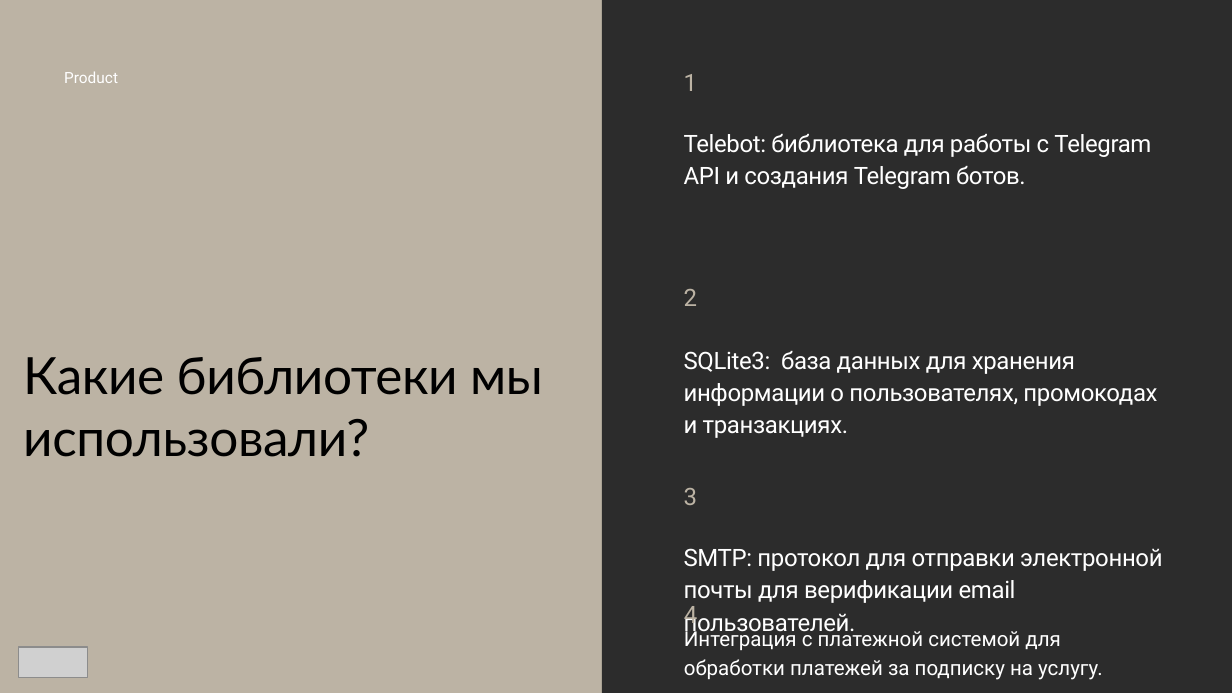
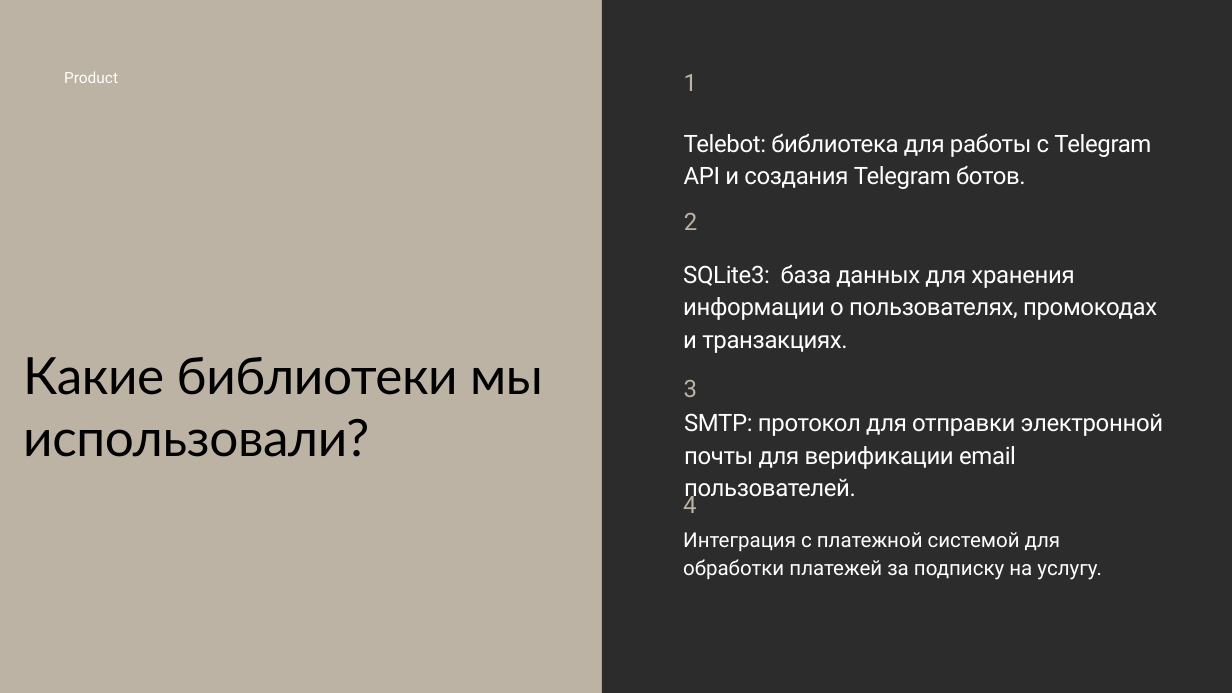
Before and after one commit to rufiksmurfik/telegram-bot-YL, a slide deck: slide 4 of Бот для промокодов.pptx. Drawn at 1232x693 pixels with LibreOffice and Linux fonts; fonts in the diff are those of the drawing; grey boxes stand for pictures. Boxes give left, top, right and bottom in pixels: in the first picture for what was removed or moved away, otherwise in the second. Text is boxed around its words. In the diff, an @@ line names an element or a change of style, - is before the commit and + after.

Commit message:
presentation

```diff
--- a/Бот для промокодов.pptx
+++ b/Бот для промокодов.pptx
@@ text "2": place and size @@
-text "2" at box(684, 289, 697, 306)
+text "2" at box(684, 213, 697, 230)
@@ text "SQLite3: база данных для хранения ...": place and size @@
-text "SQLite3: база данных для хранения ..." at box(684, 351, 1157, 438)
+text "SQLite3: база данных для хранения ..." at box(683, 265, 1157, 353)
@@ text "3": place and size @@
-text "3" at box(684, 488, 697, 505)
+text "3" at box(684, 380, 697, 397)
@@ text "SMTP: протокол для отправки электронной ...": place and size @@
-text "SMTP: протокол для отправки электронной ..." at box(684, 548, 1163, 603)
+text "SMTP: протокол для отправки электронной ..." at box(684, 413, 1164, 469)
@@ text "4": place and size @@
-text "4" at box(684, 606, 697, 630)
+text "4" at box(683, 492, 696, 513)
@@ text "Интеграция с платежной системой для ..." rewrapped from box(684, 627, 1103, 680) to box(683, 532, 1102, 580) @@
@@ picture removed at box(18, 647, 87, 678) @@
```
Also in this commit, not shown: 6 other slides changed.
